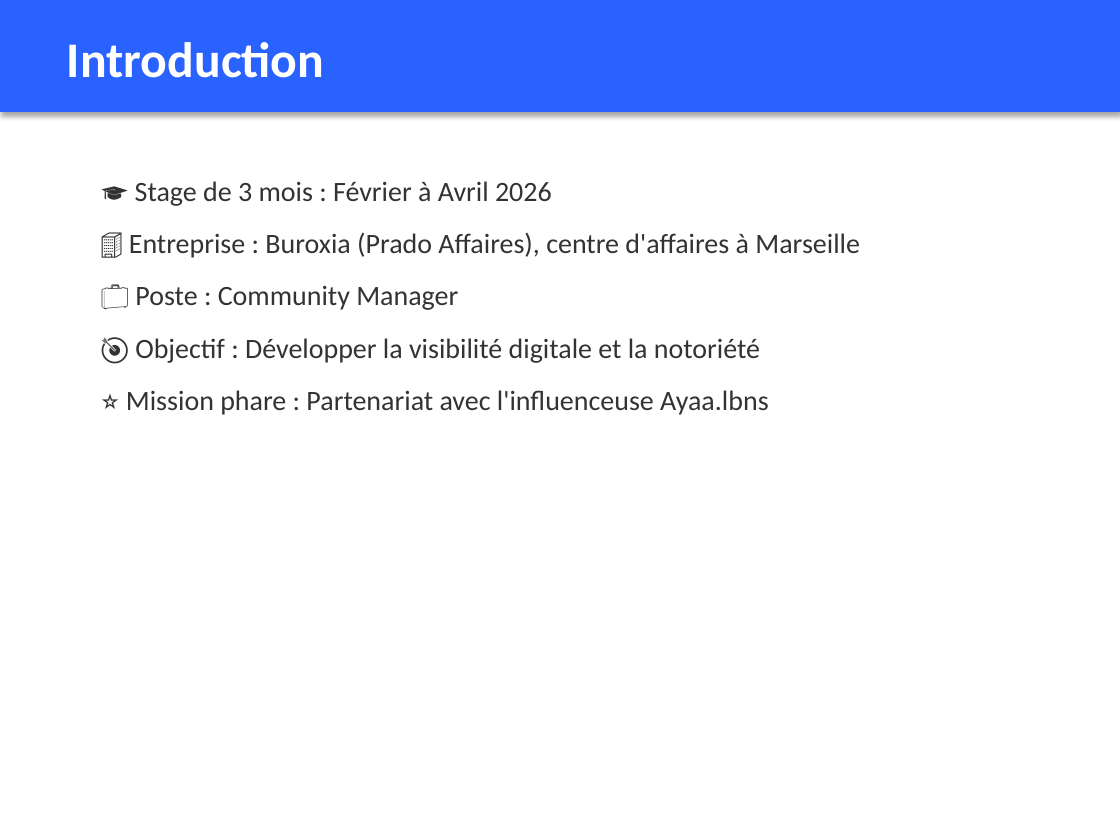
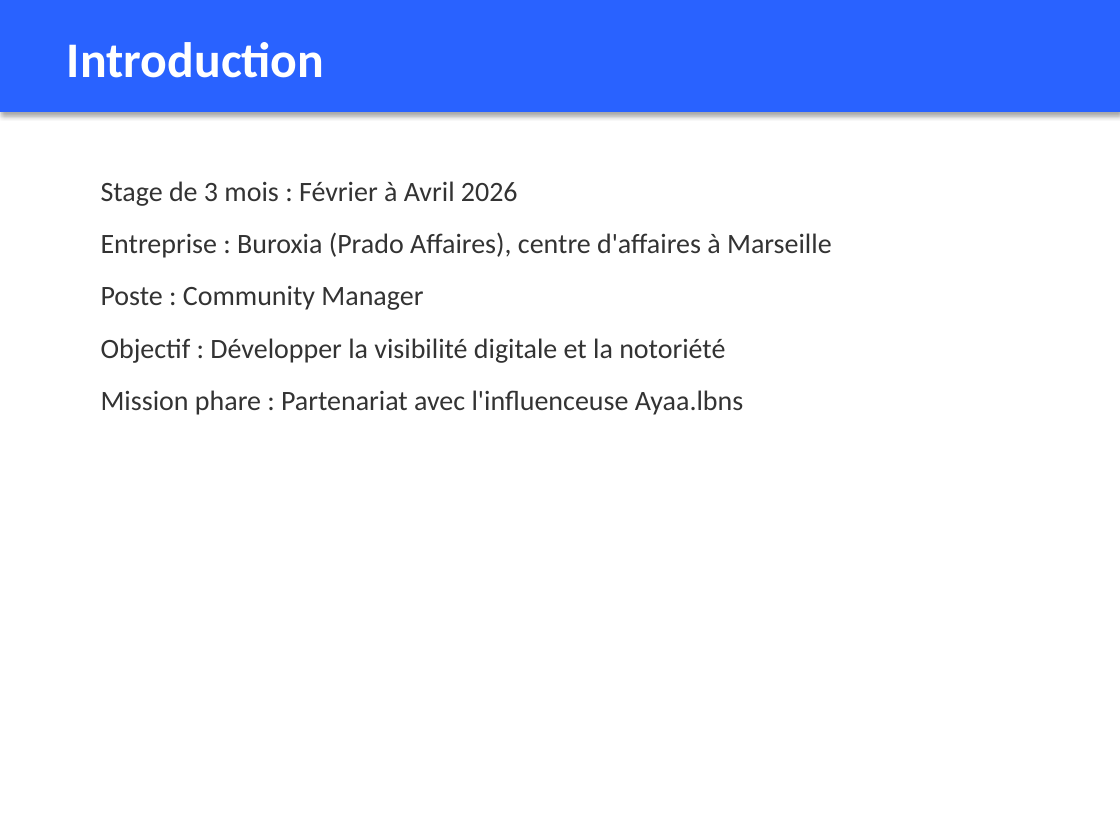
Before and after one commit to DOCK221/lbdmuser.github.io, a slide deck: slide 3 of Soutenance_Mouhamadou_Sow_B3_CDI.pptx. Drawn at 1120x840 pixels with LibreOffice and Linux fonts; fonts in the diff are those of the drawing. Boxes give left, top, right and bottom in pixels: in the first picture for what was removed or moved away, otherwise in the second. Text is boxed around its words. In the diff, an @@ line names an element or a change of style, - is before the commit and + after.

```diff
--- a/Soutenance_Mouhamadou_Sow_B3_CDI.pptx
+++ b/Soutenance_Mouhamadou_Sow_B3_CDI.pptx
@@ text at <box>101,181,832,415</box>: text changed @@
-🎓 Stage de 3 mois : Février à Avril 2026
-🏢 Entreprise : Buroxia (Prado Affaires), centre d'affaires à Marseille
-💼 Poste : Community Manager
-🎯 Objectif : Développer la visibilité digitale et la notoriété
-⭐ Mission phare : Partenariat avec l'influenceuse Ayaa.lbns
+Stage de 3 mois : Février à Avril 2026
+Entreprise : Buroxia (Prado Affaires), centre d'affaires à Marseille
+Poste : Community Manager
+Objectif : Développer la visibilité digitale et la notoriété
+Mission phare : Partenariat avec l'influenceuse Ayaa.lbns
```
Also in this commit, not shown: 20 other slides changed, 2 other files.
